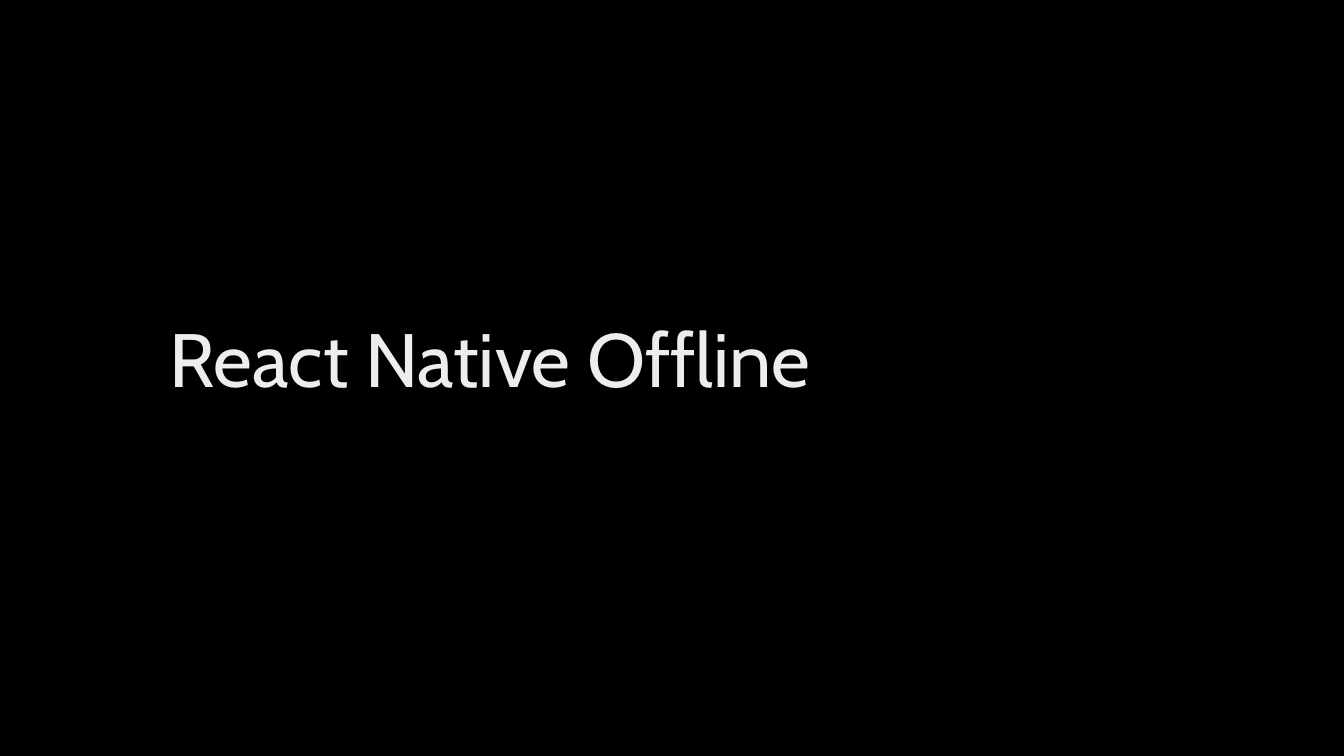
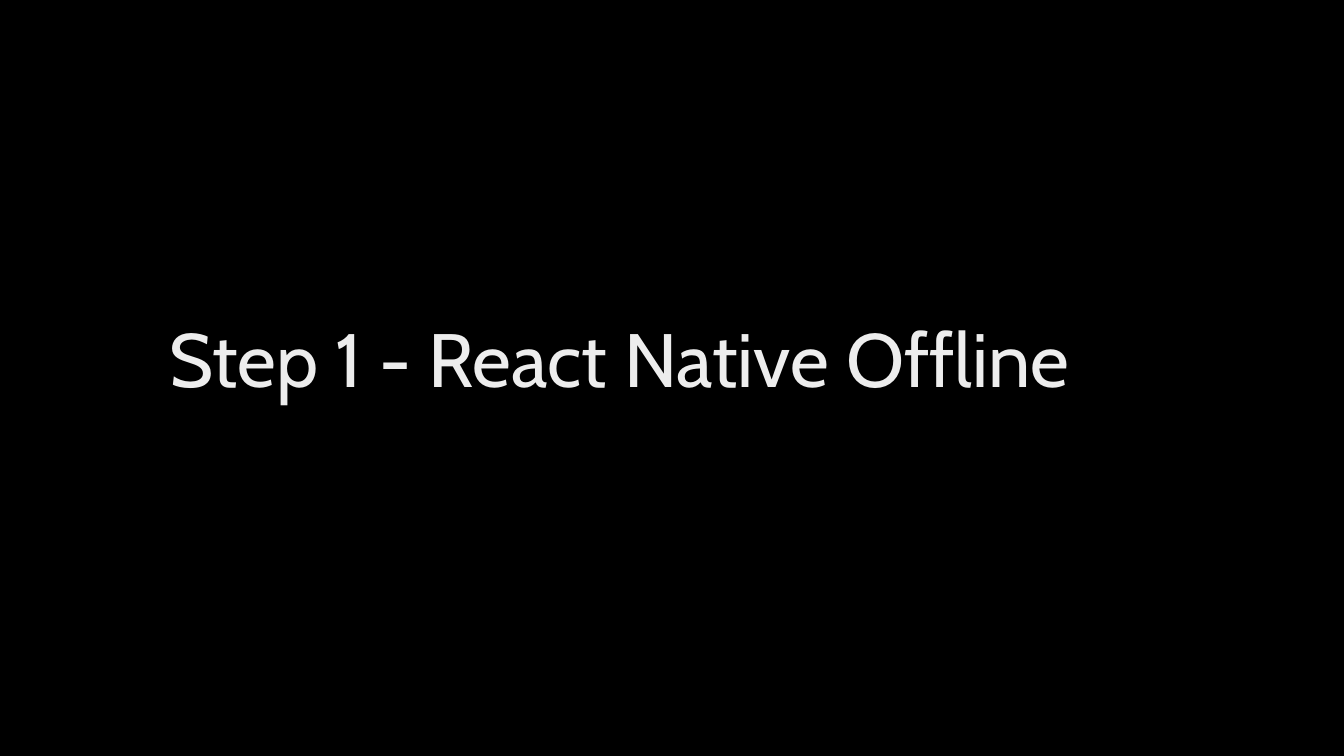
Before and after one commit to kunovsky/reactOfflineTalk, a slide deck: slide 5 of react_offline_talk.pptx (slide 4 before the commit). Drawn at 1344x756 pixels with LibreOffice and Linux fonts; fonts in the diff are those of the drawing; background and template pictures are left out. Boxes give left, top, right and bottom in pixels: in the first picture for what was removed or moved away, otherwise in the second. Text is boxed around its words. In the diff, an @@ line names an element or a change of style, - is before the commit and + after.

```diff
--- a/react_offline_talk.pptx
+++ b/react_offline_talk.pptx
@@ title at bbox=[170, 330, 1069, 403]: text changed @@
-React Native Offline
+Step 1 - React Native Offline
```
Also in this commit, not shown: 5 other slides changed, 8 slides added, 2 slides removed, 2 other files.
